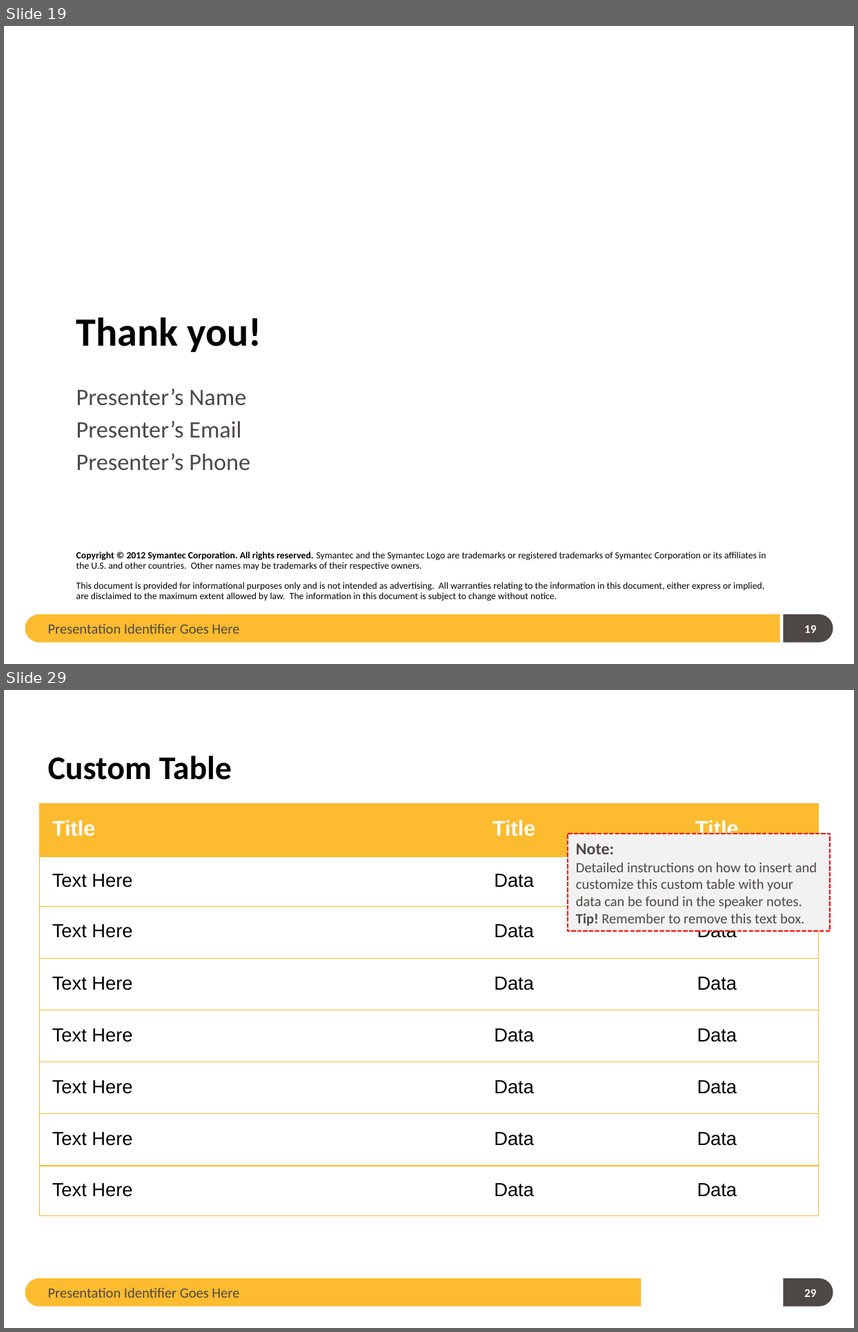
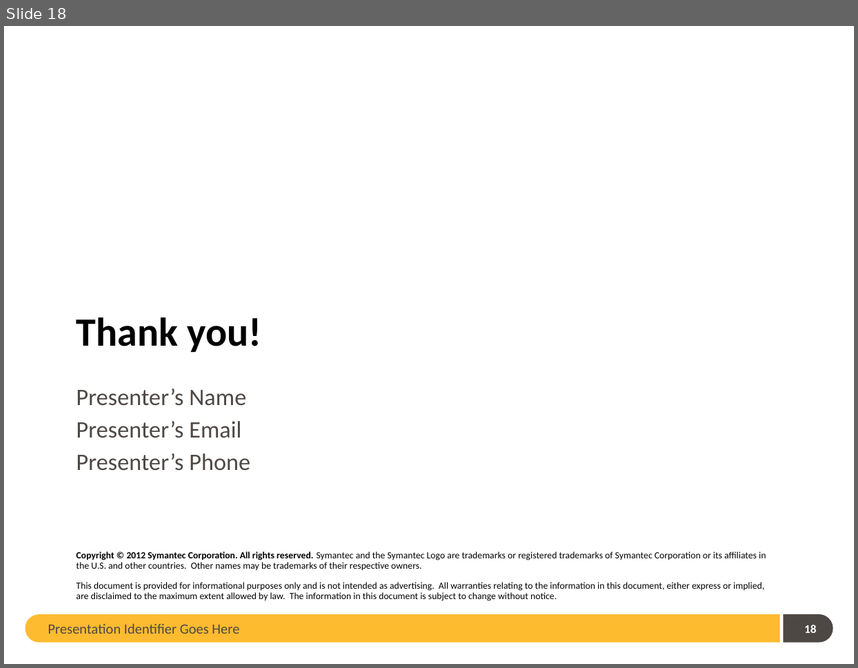
Before and after one commit to guangweiqiao/EIMS, a slide deck: EIMS/doc/JSHint TOI.pptx. Shown one above the other, each under a label of ours: slides 19 and 29 before the commit, slide 18 after it; the slides between them are not shown. The pictures are 858x1332 and 858x668 pixels, drawn with LibreOffice and Linux fonts; fonts in the diff are those of the drawing; background and template pictures are left out. Boxes give left, top, right and bottom in pixels: in the first picture for what was removed or moved away, otherwise in the second. Text is boxed around its words. In the diff, an @@ line names an element or a change of style, - is before the commit and + after.

```diff
--- a/EIMS/doc/JSHint TOI.pptx
+++ b/EIMS/doc/JSHint TOI.pptx
@@ slide 29 removed at box(4, 690, 854, 1328), background #FFFFFF; not listed: 1 template element that a slide beside it also shows @@
@@ title removed at box(48, 756, 232, 780) @@
-Custom Table
@@ table removed at box(40, 803, 819, 1215), 8 rows, 3 columns @@
-Title | Title | Title
-Text Here | Data | Data
-Text Here | Data | Data
-Text Here | Data | Data
-Text Here | Data | Data
-Text Here | Data | Data
-Text Here | Data | Data
-Text Here | Data | Data
@@ rectangle removed at box(568, 834, 831, 931) @@
-Note:
-Detailed instructions on how to insert and customize this custom table with your data can be found in the speaker notes. Tip! Remember to remove this text box.
@@ round same rect removed at box(25, 1279, 642, 1306) @@
@@ text removed at box(48, 1287, 239, 1297) @@
-Presentation Identifier Goes Here
@@ page number removed at box(804, 1289, 816, 1297) @@
-29
@@ what was slide 19 is now slide 18 @@
@@ page number at box(804, 624, 816, 633): text changed @@
-19
+18
```
Also in this commit, not shown: 9 slides changed, 4 slides added, 22 other slides removed.
